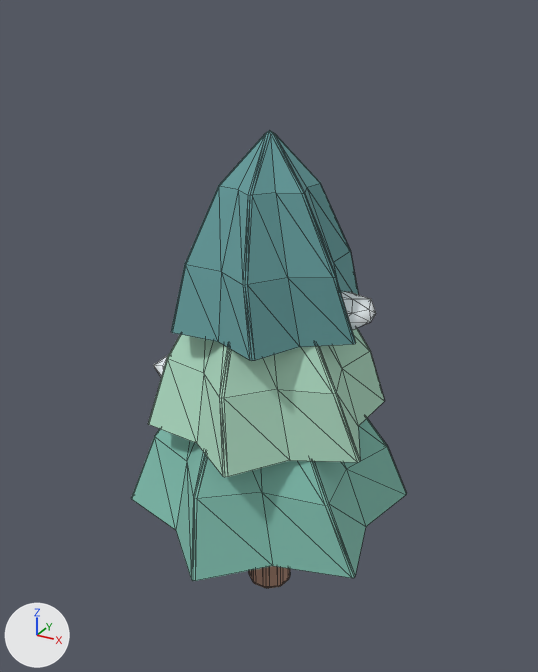
The glTF model assets/northern/northern_pine_b.glb, before and after one commit.
One viewpoint serves both versions: a 50 mm camera at (6.98, -12.72, 12.78) aimed at (-0.06, 0.08, 6.39). The axes (+X, +Y, +Z) are drawn at lower left. The lights are the same throughout. The picture after the commit comes second. Mesh edges are drawn as thin lines. Vertices at exactly the same position are counted once.

The first picture shows 'northern_pine_b.001'.
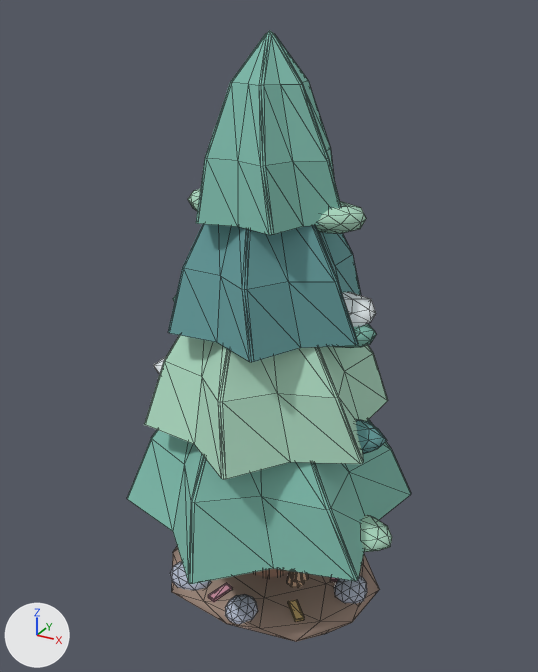
What changed in the scene script:
```text
Add mat_mrn_leaf_gold:
    mat_mrn_leaf_gold = principled_material('MRN_leaf_gold')
    mat_mrn_leaf_gold.base_color = (0.78, 0.55, 0.22)  # beige #e5c481
    mat_mrn_leaf_gold.roughness = 0.88
Add mat_mrn_stone:
    mat_mrn_stone = principled_material('MRN_stone')
    mat_mrn_stone.base_color = (0.48, 0.53, 0.65)  # pale blue #b8c0d3
    mat_mrn_stone.roughness = 0.88
Add mat_mrn_wood_light:
    mat_mrn_wood_light = principled_material('MRN_wood_light')
    mat_mrn_wood_light.base_color = (0.67, 0.43, 0.28)  # beige #d6af90
    mat_mrn_wood_light.roughness = 0.88
Add mat_mrn_earth:
    mat_mrn_earth = principled_material('MRN_earth')
    mat_mrn_earth.base_color = (0.35, 0.25, 0.2)  # beige #a0897c
    mat_mrn_earth.roughness = 0.88
Add mat_mrn_leaf_rose:
    mat_mrn_leaf_rose = principled_material('MRN_leaf_rose')
    mat_mrn_leaf_rose.base_color = (0.7, 0.32, 0.42)  # pink #da99ad
    mat_mrn_leaf_rose.roughness = 0.88
Change me_crown_0_mesh_004:
    used by ob_northern_pine_b_001; location = (0.0, 0.0, 2.35)
    remove me_crown_0_mesh_004.from_pydata(...)  # 507 vertices, 920 faces; spans x -2.81..2.81, y -3.22..3.22, z -2.35..8.33
    add me_crown_0_mesh_004.from_pydata(...)  # 1852 vertices, 3492 faces; spans x -5.22..1.04, y -3.49..3.16, z -0.38..12.13
    me_crown_0_mesh_004 part 1: the loose piece of 85 vertices spanning x -2.51..2.51, y -2.63..2.63, z 2.25..6.34 is scaled about its middle by (1.03, 1.03, 0.957), then moved by (-2.08, -0.16, 1.96)
    me_crown_0_mesh_004 part 2: the loose piece of 85 vertices spanning x -2.09..2.09, y -2.0..2.0, z 4.5..8.33 is scaled about its middle by (1.03, 1.03, 0.947), then moved by (-2.08, -0.16, 1.95)
    me_crown_0_mesh_004 part 3: the loose piece of 85 vertices spanning x -2.81..2.81, y -3.22..3.22, z 0.0..4.34 is scaled about its middle by (1.03, 1.03, 0.966), then moved by (-2.08, -0.16, 1.98)
    me_crown_0_mesh_004 part 4: the loose piece of 42 vertices spanning x -2.65..0.28, y -1.39..0.6, z 2.71..3.41 is moved by (-2.08, -0.16, 2.05)
    me_crown_0_mesh_004 part 5: the loose piece of 42 vertices spanning x -0.2..2.24, y -0.53..1.08, z 4.51..5.18 is moved by (-2.08, -0.16, 2.05)
    me_crown_0_mesh_004 part 6: the loose piece of 126 vertices spanning x -0.51..0.51, y -0.5..0.51, z -2.35..3.97 is moved by (-2.08, -0.16, 2.05)
    me_crown_0_mesh_004 part 7: 1345 vertices added at x -5.22..1.04, y -2.17..2.3, z -0.38..12.13
    other edits to the shape of me_crown_0_mesh_004 do not show in these pictures
    add me_crown_0_mesh_004.materials.append(mat_mrn_stone)  # pale blue #b8c0d3
    add me_crown_0_mesh_004.materials.append(mat_mrn_earth)  # beige #a0897c
    add me_crown_0_mesh_004.materials.append(mat_mrn_leaf_rose)  # pink #da99ad
    add me_crown_0_mesh_004.materials.append(mat_mrn_leaf_gold)  # beige #e5c481
    add me_crown_0_mesh_004.materials.append(mat_mrn_wood_light)  # beige #d6af90
Change ob_northern_pine_b_001:
    ob_northern_pine_b_001.location: (0.0, 0.0, 2.35) -> (2.08, 0.16, 0.3)
```

Location of each change, (x1, y1, x2, y2) in pixels of the pictures (538 x 672 px; the box of a moved part takes in the faces that stretch with it):
'northern_pine_b.001', reshaped, moved (33% taller): before (131, 130, 407, 588); after (127, 31, 411, 642)
part 1 of me_crown_0_mesh_004, moved or reshaped: before (148, 328, 385, 477); after (144, 335, 388, 479)
part 2 of me_crown_0_mesh_004, moved or reshaped: before (171, 130, 358, 361); after (168, 224, 361, 362)
part 3 of me_crown_0_mesh_004, moved or reshaped: before (131, 418, 407, 581); after (127, 420, 411, 584)
part 4 of me_crown_0_mesh_004, moved or reshaped (mostly hidden): before (153, 355, 168, 377); after (153, 357, 166, 375)
part 5 of me_crown_0_mesh_004, moved or reshaped: before (341, 291, 376, 330); after (342, 292, 376, 327)
part 6 of me_crown_0_mesh_004, moved or reshaped (mostly hidden afterwards): before (249, 566, 290, 588); after (254, 569, 285, 577)
part 7 of me_crown_0_mesh_004, added: after (170, 31, 392, 642)
